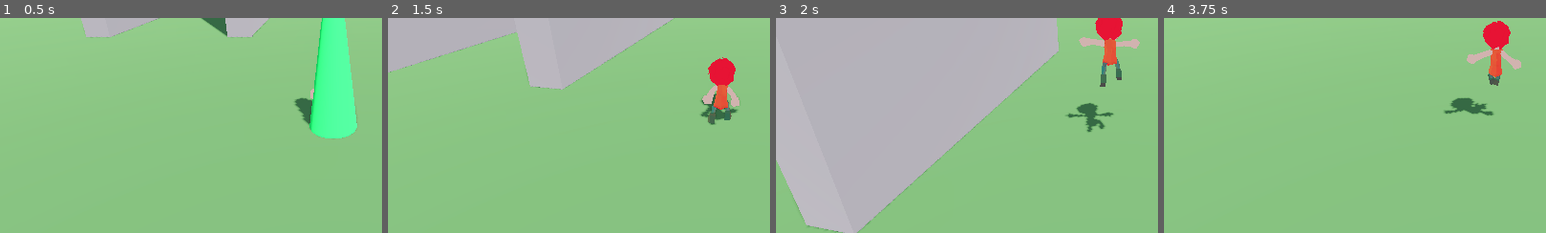
Above: before the commit, frames 1-4 (left to right).
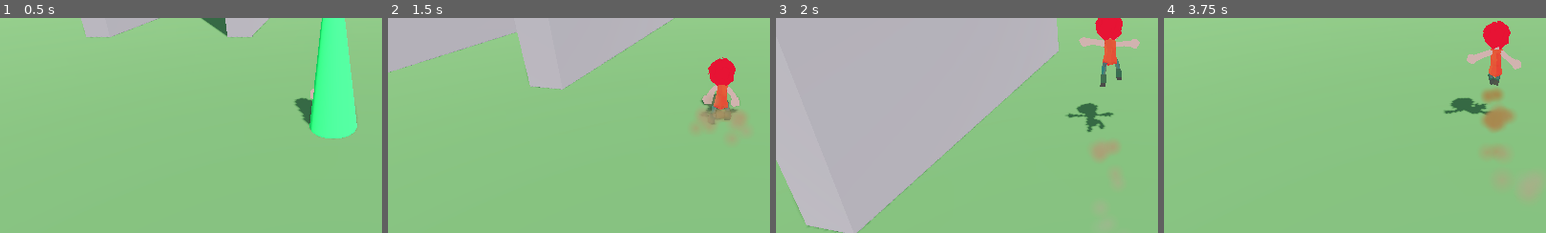
Above: after the commit, the same moments.

Repository: doggoanim/Krits
Game: Godot game, scene res://main.tscn
Two runs of this game, one before a commit and one after it. Both use one fixed random seed, a clock stepped at 60 frames per second and the inputs below.
Inputs (mouse positions are % of the whole screen's width and height, from its top left):
- Up to frame 1 (0.5 s): no input
- Up to frame 2 (1.5 s): tap Enter at 0.5 s; move the mouse to (55, 50) at 0.52 s; hold W (move_forward) from 0.53 s (still down); tap Space (jump) at 0.6, 0.77, 1.07 s; move the mouse to (45, 50) at 1.27 s; tap Ctrl (crouch_pound) at 1.35 s
- Up to frame 3 (2 s): keep holding W (move_forward); tap Space (jump) at 1.52, 1.55, 1.82 s
- Up to frame 4 (3.75 s): keep holding W (move_forward); move the mouse to (52, 48) at 2.02 s; tap E (interact) at 2.1 s; tap Space (jump) at 2.3, 3.02, 3.05, 3.32, 3.6 s; move the mouse to (49, 52) at 2.77 s; tap Shift (roll_dive) at 2.85 s; move the mouse to (57, 51) at 3.52 s
The pictures show only the part of the screen within x 6-56%, y 40-90%; the shares and areas given below are measured in that part.

Frame 1 is identical in both runs. In frame 2, 0.8% of the frame differs, in the area x 80-94%, y 35-52%; in frame 3, 0.3%; in frame 4, 1.2%, in the area x 83-98%, y 32-83%.

Commit message:
Add procedural dust/smoke/dirt movement particle effects
New player/player_effects.gd (PlayerEffects, owned by Player like Visual):
all particles built in code — a soft circle sprite via a radial
GradientTexture2D, color ramps via GradientTexture1D, no external textures
or imported particle scenes. Two kinds of emitter: persistent ones toggled
on/off for as long as a move lasts, and one-shot bursts spawned fresh and
auto-freed after they finish. Every emitter uses local_coords = false so
puffs stay put in world space instead of sliding along with the player —
that's what turns continuous emission into a trail.

Wired up:
1. Running dust (GroundState, toggled each frame while moving and not
   sliding) + dust bursts on jump launch (Player.start_jump) and landing
   (Player._physics_process's landing check, same real-airtime gate as the
   landing squash added earlier).
2. Dive smoke trail — toggled on/off in DiveState.enter/exit.
3. Long-jump dirt trail — toggled on/off in LongJumpState.enter/exit.
4. Wall-bounce impact puff — in the shared Player.try_wall_bounce(), a
   softer smoke burst at the wall contact point, oriented along the wall
   normal.
5. Roll-collision impact — same call site, but a punchier dirt burst
   instead of smoke when bounce_anim is ANIM_ROLL_COLLISION (rolling into
   a wall on the ground hits harder than an airborne bounce).

Diff:
--- a/player/player.gd
+++ b/player/player.gd
@@ -12,6 +12,7 @@
 
 var camera_rig: CameraRig
 var visual: PlayerVisual
+var effects: PlayerEffects
 var machine: StateMachine
 
 var facing := Vector3.FORWARD
@@ -49,6 +50,9 @@
 
 	visual = PlayerVisual.new()
 	add_child(visual)
+
+	effects = PlayerEffects.new()
+	add_child(effects)
 
 	machine = StateMachine.new()
 	machine.name = "StateMachine"
@@ -74,6 +78,7 @@
 		# (slopes/stairs/small bumps toggling is_on_floor() during plain walking).
 		if _air_t >= config.min_air_time_for_land_squash:
 			visual.squash_stretch(visual.land_squash_y, visual.land_squash_xz)
+			effects.burst_land_dust()
 		Events.player_landed.emit()
 	_air_t = 0.0 if on_floor else _air_t + delta
 	_was_on_floor = on_floor
@@ -166,6 +171,7 @@
 	coyote = 0.0
 	jump_buffer_t = 0.0
 	visual.squash_stretch(visual.jump_stretch_y, visual.jump_stretch_xz)
+	effects.burst_jump_dust()
 	machine.transition_to(&"Air")
 
 func bounce_off_orb() -> void:
@@ -199,6 +205,11 @@
 	velocity.y = config.wall_bounce_up
 	face(n)
 	visual.play_hold(bounce_anim, bounce_time)
+	var impact_pos := global_position + n * RADIUS + Vector3.UP * (STAND_HEIGHT * 0.5)
+	if bounce_anim == PlayerVisual.ANIM_ROLL_COLLISION:
+		effects.burst_roll_collision(impact_pos, n)
+	else:
+		effects.burst_wall_impact(impact_pos, n)
 	if regrants_dive:
 		can_dive = true
 	# Same hygiene as start_jump(): a wall bounce counts as a jump, so make sure
--- /dev/null
+++ b/player/player_effects.gd
@@ -0,0 +1,183 @@
+class_name PlayerEffects
+extends Node3D
+## Procedural movement particle effects — dust, dirt, smoke. Everything here
+## (the soft circle sprite, every ParticleProcessMaterial) is built in code,
+## no external textures or imported particle scenes, same philosophy as the
+## rest of this project.
+##
+## Two kinds of emitter:
+## - Persistent, toggled on/off for as long as a move lasts (running dust,
+##   dive smoke trail, long-jump dirt trail). Built once in _ready().
+## - One-shot bursts (jump/land dust, wall-bounce and roll-collision
+##   impacts): a fresh GPUParticles3D spawned per call and freed once it's
+##   done playing, since these are rare, discrete events, not every frame.
+##
+## All particles use local_coords = false (world-space simulation), so a
+## puff stays where it was emitted instead of sliding along with the player
+## afterward — that's what turns continuous emission into a trailing effect.
+
+const DUST_RAMP := [
+	Color(0.62, 0.5, 0.33, 0.95),
+	Color(0.75, 0.72, 0.62, 0.55),
+	Color(0.8, 0.8, 0.8, 0.0),
+]
+const SMOKE_RAMP := [
+	Color(0.95, 0.95, 0.97, 0.85),
+	Color(0.8, 0.8, 0.85, 0.4),
+	Color(0.8, 0.8, 0.85, 0.0),
+]
+
+var _dust_texture: GradientTexture2D
+var _quad: QuadMesh
+var _growth_curve: CurveTexture
+var _dust_ramp_tex: GradientTexture1D
+var _smoke_ramp_tex: GradientTexture1D
+
+var _run_dust: GPUParticles3D
+var _dive_trail: GPUParticles3D
+var _long_jump_trail: GPUParticles3D
+
+func _ready() -> void:
+	_dust_texture = _make_soft_circle_texture()
+	_quad = _make_quad_mesh()
+	_growth_curve = _make_growth_curve()
+	_dust_ramp_tex = _make_ramp(DUST_RAMP)
+	_smoke_ramp_tex = _make_ramp(SMOKE_RAMP)
+
+	_run_dust = _build_emitter(_dust_material(3.0, 6.0, 0.35, 0.8), 14, 0.5, false)
+	add_child(_run_dust)
+	_dive_trail = _build_emitter(_smoke_material(1.5, -1.5, 0.7, 1.6), 18, 0.8, false)
+	add_child(_dive_trail)
+	_long_jump_trail = _build_emitter(_dust_material(4.0, 8.0, 0.6, 1.3), 18, 0.55, false)
+	add_child(_long_jump_trail)
+
+# ---------------------------------------------------------------- continuous
+
+func set_running_dust(active: bool) -> void:
+	_run_dust.emitting = active
+
+func set_dive_trail(active: bool) -> void:
+	_dive_trail.emitting = active
+
+func set_long_jump_trail(active: bool) -> void:
+	_long_jump_trail.emitting = active
+
+# ---------------------------------------------------------------- one-shot bursts
+
+func burst_jump_dust() -> void:
+	_burst(global_position, Vector3.UP, 35.0, _dust_material(4.0, 7.0, 0.3, 0.75), 8, 0.35)
+
+func burst_land_dust() -> void:
+	_burst(global_position, Vector3.UP, 60.0, _dust_material(5.5, 9.0, 0.5, 1.2), 16, 0.45)
+
+## `normal` points away from the wall — the airborne dive/long-jump bounce,
+## a softer puff of air/smoke since nothing solid hit the ground.
+func burst_wall_impact(pos: Vector3, normal: Vector3) -> void:
+	_burst(pos, normal, 55.0, _smoke_material(4.0, 0.0, 0.5, 1.1), 12, 0.4)
+
+## Rolling into a wall on the ground — a punchier, dirtier burst than the
+## airborne wall bounce above.
+func burst_roll_collision(pos: Vector3, normal: Vector3) -> void:
+	_burst(pos, normal, 60.0, _dust_material(6.0, 10.0, 0.55, 1.3), 18, 0.45)
+
+# ---------------------------------------------------------------- building blocks
+
+func _burst(pos: Vector3, direction: Vector3, spread_deg: float, mat: ParticleProcessMaterial,
+		amount: int, lifetime: float) -> void:
+	mat.direction = direction.normalized() if direction.length() > 0.01 else Vector3.UP
+	mat.spread = spread_deg
+	var p := _build_emitter(mat, amount, lifetime, true)
+	add_child(p)
+	p.global_position = pos
+	p.emitting = true
+	p.restart()
+	get_tree().create_timer(lifetime + 0.3).timeout.connect(p.queue_free)
+
+func _build_emitter(mat: ParticleProcessMaterial, amount: int, lifetime: float, one_shot: bool) -> GPUParticles3D:
+	var p := GPUParticles3D.new()
+	p.amount = amount
+	p.lifetime = lifetime
+	p.one_shot = one_shot
+	p.explosiveness = 0.9 if one_shot else 0.0
+	p.randomness = 0.4
+	p.local_coords = false
+	p.draw_pass_1 = _quad
+	p.process_material = mat
+	p.emitting = false   # continuous emitters wait for set_*(true); bursts are started explicitly below
+	return p
+
+func _make_quad_mesh() -> QuadMesh:
+	var q := QuadMesh.new()
+	q.size = Vector2(0.4, 0.4)
+	var m := StandardMaterial3D.new()
+	m.shading_mode = BaseMaterial3D.SHADING_MODE_UNSHADED
+	m.billboard_mode = BaseMaterial3D.BILLBOARD_ENABLED
+	m.transparency = BaseMaterial3D.TRANSPARENCY_ALPHA
+	m.vertex_color_use_as_albedo = true   # lets each particle's process-material color tint this
+	m.albedo_texture = _dust_texture
+	q.material = m
+	return q
+
+## A soft white circle, fading to transparent at the edge — built with a
+## radial GradientTexture2D instead of an image file.
+func _make_soft_circle_texture(size := 32) -> GradientTexture2D:
+	var g := Gradient.new()
+	g.offsets = PackedFloat32Array([0.0, 1.0])
+	g.colors = PackedColorArray([Color(1, 1, 1, 0.9), Color(1, 1, 1, 0.0)])
+	var t := GradientTexture2D.new()
+	t.gradient = g
+	t.width = size
+	t.height = size
+	t.fill = GradientTexture2D.FILL_RADIAL
+	t.fill_from = Vector2(0.5, 0.5)
+	t.fill_to = Vector2(1.0, 0.5)
+	return t
+
+## Particles grow slightly over their lifetime instead of starting at full
+## size — reads as dust/smoke expanding rather than a static sprite.
+func _make_growth_curve() -> CurveTexture:
+	var curve := Curve.new()
+	curve.clear_points()
+	curve.add_point(Vector2(0.0, 0.3))
+	curve.add_point(Vector2(1.0, 1.0))
+	var tex := CurveTexture.new()
+	tex.curve = curve
+	return tex
+
+func _make_ramp(colors: Array) -> GradientTexture1D:
+	var g := Gradient.new()
+	var n := colors.size()
+	var offsets := PackedFloat32Array()
+	for i in n:
+		offsets.append(0.0 if n <= 1 else float(i) / float(n - 1))
+	g.offsets = offsets
+	g.colors = PackedColorArray(colors)
+	var t := GradientTexture1D.new()
+	t.gradient = g
+	return t
+
+## `gravity_y` > 0 pulls particles down (dust settling); < 0 lifts them
+## (smoke rising). `scale_min`/`scale_max` are multiples of the 0.4m quad.
+func _dust_material(speed: float, gravity_y: float, scale_min: float, scale_max: float) -> ParticleProcessMaterial:
+	return _material(speed, gravity_y, scale_min, scale_max, _dust_ramp_tex)
+
+func _smoke_material(speed: float, gravity_y: float, scale_min: float, scale_max: float) -> ParticleProcessMaterial:
+	return _material(speed, gravity_y, scale_min, scale_max, _smoke_ramp_tex)
+
+func _material(speed: float, gravity_y: float, scale_min: float, scale_max: float,
+		ramp: GradientTexture1D) -> ParticleProcessMaterial:
+	var m := ParticleProcessMaterial.new()
+	m.direction = Vector3.UP
+	m.spread = 35.0
+	m.initial_velocity_min = speed * 0.6
+	m.initial_velocity_max = speed
+	m.gravity = Vector3(0.0, -gravity_y, 0.0)
+	m.damping_min = 1.0
+	m.damping_max = 2.5
+	m.scale_min = scale_min
+	m.scale_max = scale_max
+	m.scale_curve = _growth_curve
+	m.color_ramp = ramp
+	m.emission_shape = ParticleProcessMaterial.EMISSION_SHAPE_SPHERE
+	m.emission_sphere_radius = 0.15
+	return m
--- a/player/states/dive_state.gd
+++ b/player/states/dive_state.gd
@@ -13,6 +13,10 @@
 	p.set_hvel(dir * p.config.dive_speed)
 	p.velocity.y = p.config.dive_up
 	p.visual.play(PlayerVisual.ANIM_DIVE)
+	p.effects.set_dive_trail(true)
+
+func exit(_next: StringName) -> void:
+	player.effects.set_dive_trail(false)
 
 func physics_update(delta: float) -> void:
 	var p := player
--- a/player/states/ground_state.gd
+++ b/player/states/ground_state.gd
@@ -14,6 +14,9 @@
 		player.set_crouching(false)
 	player.can_dive = true
 	_move_t = 0.0
+
+func exit(_next: StringName) -> void:
+	player.effects.set_running_dust(false)
 
 func physics_update(delta: float) -> void:
 	var p := player
@@ -62,6 +65,7 @@
 	if moving and not was_sliding:
 		p.face(input, delta)
 	p.visual.play(PlayerVisual.ANIM_RUN if moving else PlayerVisual.ANIM_IDLE)
+	p.effects.set_running_dust(moving and not was_sliding)
 	p.velocity.y = -1.0
 	p.move_and_slide()
 	if not p.is_on_floor():
--- a/player/states/long_jump_state.gd
+++ b/player/states/long_jump_state.gd
@@ -5,6 +5,10 @@
 
 func enter(_prev: StringName, _msg: Dictionary = {}) -> void:
 	player.visual.play(PlayerVisual.ANIM_LONG_JUMP)
+	player.effects.set_long_jump_trail(true)
+
+func exit(_next: StringName) -> void:
+	player.effects.set_long_jump_trail(false)
 
 func physics_update(delta: float) -> void:
 	var p := player
